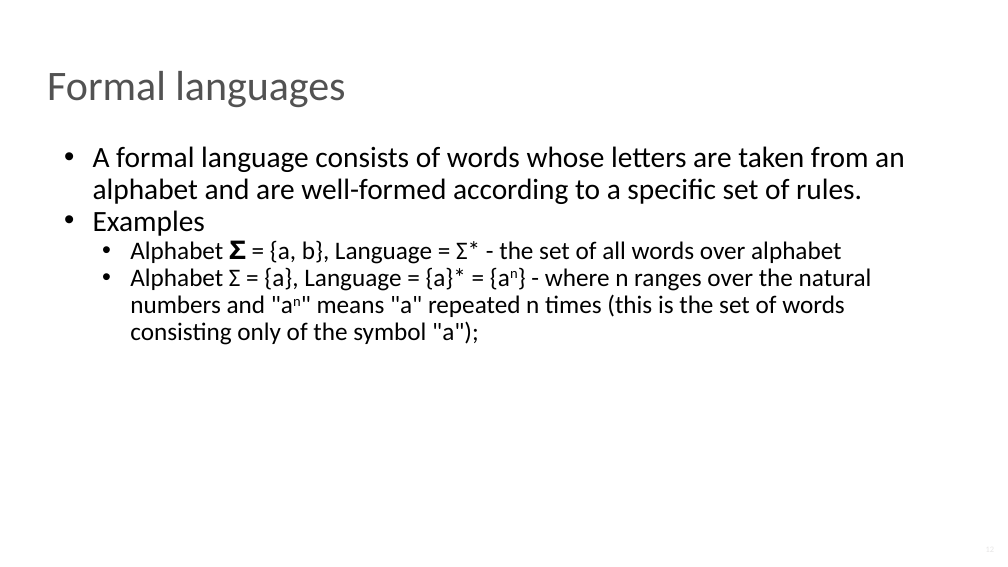
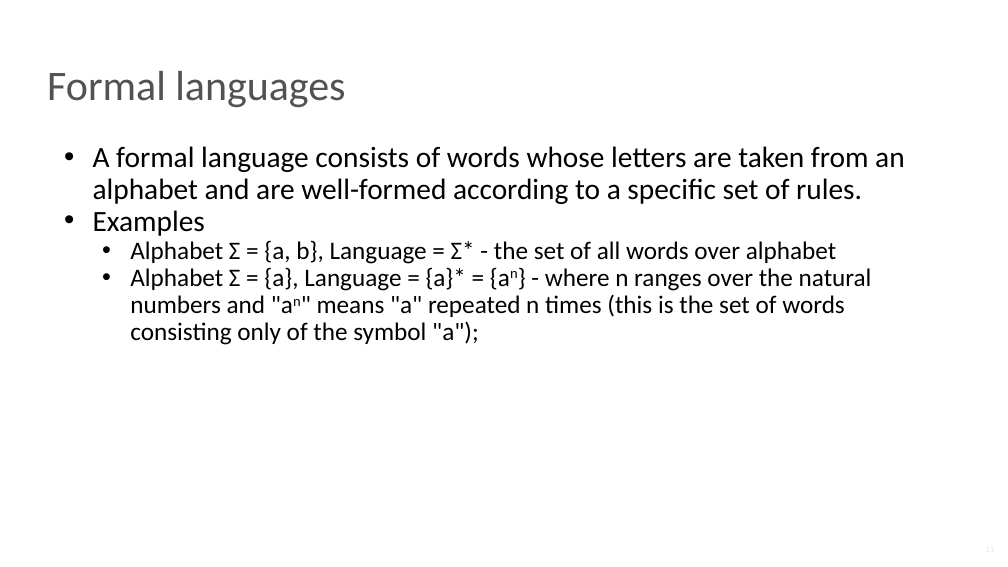
Before and after one commit to NN-complr-tech/Complr-course-lectures, a slide deck: slide 11 of 02-Frontend.pptx (slide 12 before the commit). Drawn at 1008x567 pixels with LibreOffice and Linux fonts; fonts in the diff are those of the drawing. Boxes give left, top, right and bottom in pixels: in the first picture for what was removed or moved away, otherwise in the second. Text is boxed around its words. In the diff, an @@ line names an element or a change of style, - is before the commit and + after.

```diff
--- a/02-Frontend.pptx
+++ b/02-Frontend.pptx
@@ text at bbox=[130, 240, 836, 264]: text changed @@
-  • Alphabet 𝚺 = {a, b}, Language = Σ* - the set of all words over alphabet
+  • Alphabet Σ = {a, b}, Language = Σ* - the set of all words over alphabet
```
Also in this commit, not shown: 19 other slides changed, 2 slides added, 1 slide removed.
